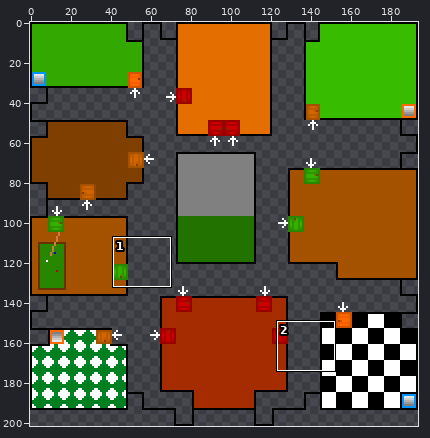
Sprite sheet: src/main/resources/clue/boardbackground.png. Above, an overview of the earlier version with the close-up marked.
Close-up. Before:
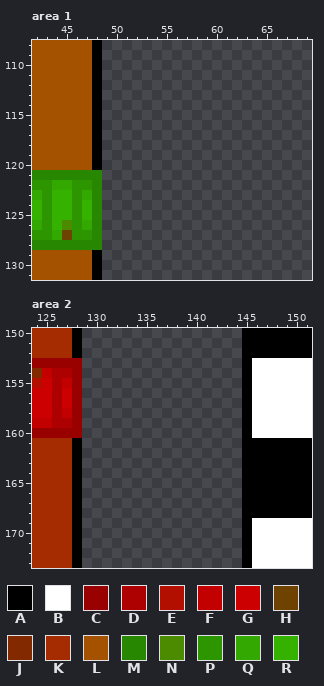
The file is 194x202 pixels. Colours within 5 levels of each other are drawn and written as one. Shown: area 1: x 42..69, y 108..131; area 2: x 124..151, y 150..173.
Palette (. is transparent): A #000000  B #ffffff  C #990000  D #ad0000  E #b30f00  F #c20000  G #cc0000  H #6e4200  J #832900  K #a52c00  L #a55200  M #288700  N #4c8a00  P #2c9500  Q #32a800  R #35b200
Pixels before, area 1, first column x 42:
108 LLLLLLA
109 LLLLLLA
110 LLLLLLA
111 LLLLLLA
112 LLLLLLA
113 LLLLLLA
114 LLLLLLA
115 LLLLLLA
116 LLLLLLA
117 LLLLLLA
118 LLLLLLA
119 LLLLLLA
120 LLLLLLA
121 MMMMMMM
122 PPQQPPM
123 QPRRPQM
124 RPRRPRM
125 RPRRPRM
126 QPRNPQM
127 PPQHPPM
128 MMMMMMM
129 LLLLLLA
130 LLLLLLA
131 LLLLLLA
Pixels before, area 2, first column x 124:
150 KKKKA................AAAAAAA
151 KKKKA................AAAAAAA
152 KKKKA................AAAAAAA
153 CCCCC................ABBBBBB
154 JFDDC................ABBBBBB
155 EGDFC................ABBBBBB
156 GGDGC................ABBBBBB
157 GGDGC................ABBBBBB
158 GGDFC................ABBBBBB
159 FFDDC................ABBBBBB
160 CCCCC................ABBBBBB
161 KKKKA................AAAAAAA
162 KKKKA................AAAAAAA
163 KKKKA................AAAAAAA
164 KKKKA................AAAAAAA
165 KKKKA................AAAAAAA
166 KKKKA................AAAAAAA
167 KKKKA................AAAAAAA
168 KKKKA................AAAAAAA
169 KKKKA................ABBBBBB
170 KKKKA................ABBBBBB
171 KKKKA................ABBBBBB
172 KKKKA................ABBBBBB
173 KKKKA................ABBBBBB
Once edited:
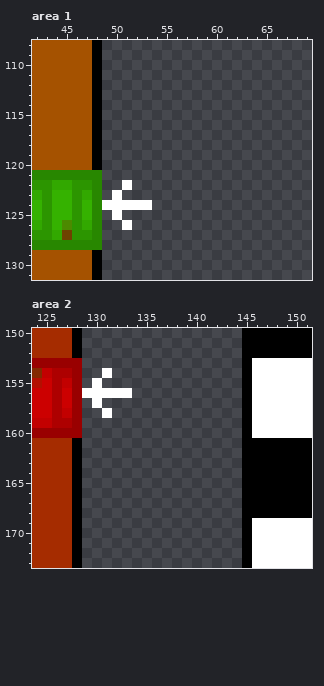
Changes in this commit:
Area 1:
y 122: x 51 . -> B
y 123: x 50 . -> B
y 124: x 49..53 ..... -> BBBBB
y 125: x 50 . -> B
y 126: x 51 . -> B
Area 2:
y 154: x 131 . -> B
y 155: x 130 . -> B
y 156: x 129..133 ..... -> BBBBB
y 157: x 130 . -> B
y 158: x 131 . -> B
